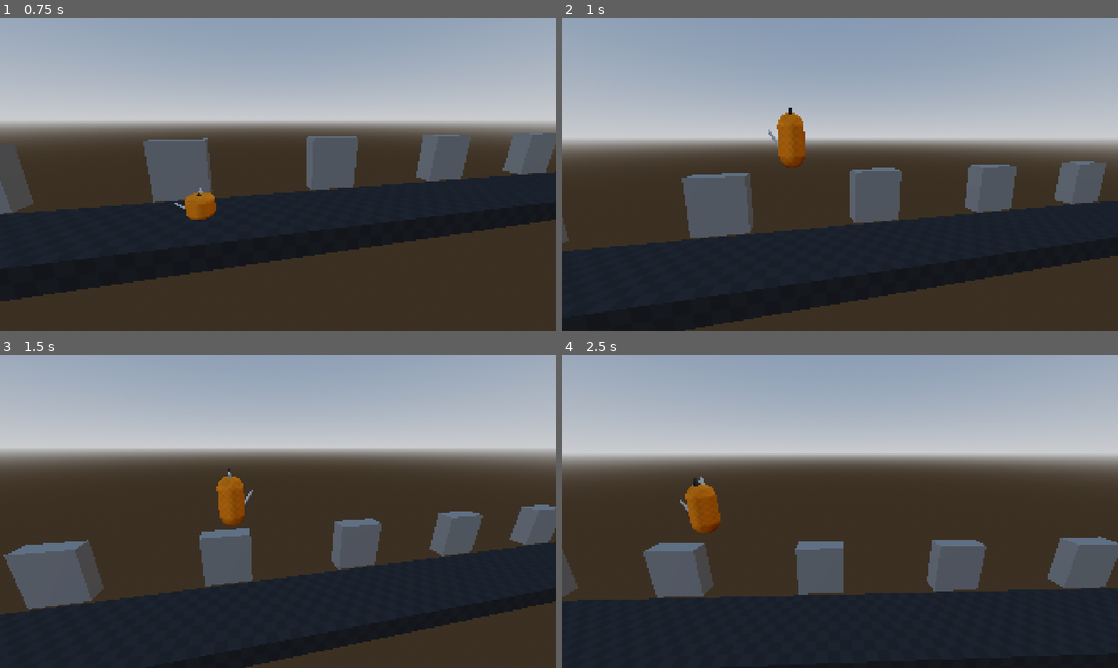
Above: before the commit, frames 1-4 (two rows, left to right).
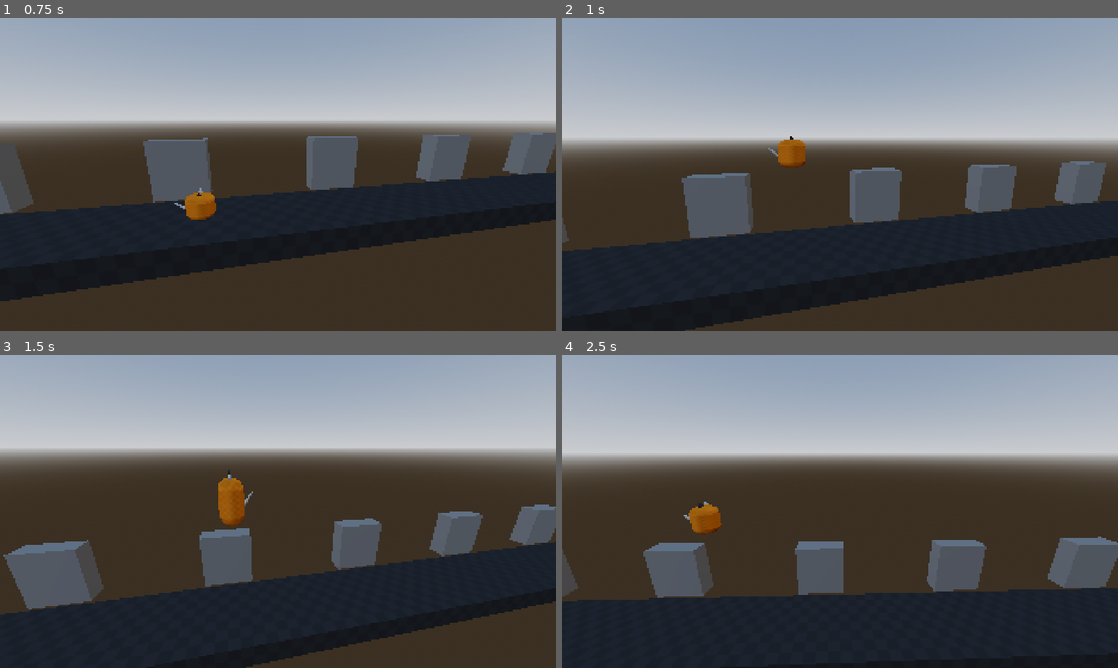
Above: after the commit, the same moments.

Repository: ukratatata/kit_out
Game: Godot game, scene res://scenes/levels/test_level.tscn
Two runs of this game, one before a commit and one after it. Both use one fixed random seed, a clock stepped at 60 frames per second and the inputs below.
Inputs:
- Up to frame 1 (0.75 s): hold D (move_right) from 0.53 s (still down); hold S (crouch) from 0.53 s (still down)
- Up to frame 2 (1 s): keep holding D (move_right); keep holding S (crouch); tap Space (jump) at 0.77, 0.8 s
- Up to frame 3 (1.5 s): tap Space (jump) at 1.07, 1.35 s; release D (move_right) at 1.28 s; release S (crouch) at 1.28 s; hold A (move_left) from 1.28 s (still down)
- Up to frame 4 (2.5 s): tap Space (jump) at 1.52, 1.82, 2.3 s; tap S (crouch) at 1.55 s; release A (move_left) at 2.03 s; hold D (move_right) from 2.03 s (still down); hold S (crouch) from 2.03 s (still down)

Frame 1 is identical in both runs. In frame 2, 0.5% of the frame differs, in the area x 37-44%, y 28-48%; in frame 3, less than 0.1%; in frame 4, 0.6%, in the area x 21-29%, y 38-58%.

Commit message:
Slide imrpovements v0.2
Mid air crouching, lock timer controller

Diff:
--- a/scripts/player.gd
+++ b/scripts/player.gd
@@ -96,6 +96,9 @@
 ## Hard cap on how long a slide can last on flat/uphill ground.
 ## On active downhill slopes this timer is ignored — gravity drives the slide.
 @export var slide_max_duration: float  = 1.5
+## Minimum time the player is locked into a slide after initiating it.
+## Prevents accidental cancels when tapping crouch quickly.
+@export var slide_lock_duration: float = 0.5
 ## Absolute speed limit during a slide. Raise to allow faster downhill runs.
 ## At the default of 60 you'll rarely hit it — gravity is the real limiter.
 @export var slide_max_speed: float     = 60.0
@@ -128,11 +131,13 @@
 var _jump_buffer_timer: float = 0.0
 var _off_balance_timer: float = 0.0
 var _slide_timer: float       = 0.0
+var _slide_lock_timer: float  = 0.0  # Crouch-release locked for this long after slide entry
 
 var sprint_stamina: float     = 0.0
 
 var _was_on_floor: bool       = false
 var _last_input_dir: float    = 1.0  # Last non-zero input — used for idle facing
+var _air_crouch: bool         = false  # True while crouching mid-air (tight-space pass)
 var _visual_scale_target: Vector3 = Vector3.ONE
 ## The resting scale for the current state. ONE when upright, shorter when crouching/sliding.
 ## Squash events set _visual_scale_target temporarily; it lerps back to this.
@@ -182,7 +187,8 @@
 	_off_balance_timer = maxf(_off_balance_timer  - delta, 0.0)
 
 	if current_state == PlayerState.SLIDE:
-		_slide_timer = maxf(_slide_timer - delta, 0.0)
+		_slide_timer      = maxf(_slide_timer      - delta, 0.0)
+		_slide_lock_timer = maxf(_slide_lock_timer - delta, 0.0)
 
 	if current_state != PlayerState.SPRINT:
 		sprint_stamina = minf(sprint_stamina + stamina_regen_rate * delta, sprint_stamina_max)
@@ -223,6 +229,12 @@
 			_set_crouch(false)
 			_visual_base_scale   = Vector3.ONE
 			_visual_scale_target = Vector3.ONE
+		PlayerState.JUMP, PlayerState.FALL:
+			if _air_crouch:
+				_air_crouch          = false
+				_set_crouch(false)
+				_visual_base_scale   = Vector3.ONE
+				_visual_scale_target = Vector3.ONE
 
 	# ── Entry setup ──
 	match new_state:
@@ -238,7 +250,8 @@
 
 		PlayerState.SLIDE:
 			_set_crouch(true)
-			_slide_timer = slide_max_duration
+			_slide_timer      = slide_max_duration
+			_slide_lock_timer = slide_lock_duration
 			# Only boost when starting a slide from the ground.
 			# Landing into a slide from a jump already has momentum — don't add more.
 			if current_state not in [PlayerState.JUMP, PlayerState.FALL]:
@@ -323,6 +336,7 @@
 
 func _state_jump(delta: float, input_dir: float) -> void:
 	_air_move(delta, input_dir)
+	_handle_air_crouch()
 
 	if is_on_floor(): _land(); return
 	if velocity.y <= 0.0: _to(PlayerState.FALL); return
@@ -333,6 +347,8 @@
 
 
 func _state_fall(delta: float, input_dir: float) -> void:
+	_handle_air_crouch()
+
 	if Input.is_action_just_pressed("jump"):
 		if _coyote_timer > 0.0:
 			_to(PlayerState.JUMP)  # Coyote time — feel like you're still on the ledge
@@ -359,6 +375,12 @@
 
 
 func _state_slide(delta: float, input_dir: float) -> void:
+	# Releasing crouch exits the slide — but only after the lock window expires.
+	# The lock stops accidental slides from cancelling on the same frame they start.
+	if not Input.is_action_pressed("crouch") and _slide_lock_timer <= 0.0:
+		_to(PlayerState.RUN if absf(velocity.x) > 0.5 else PlayerState.IDLE)
+		return
+
 	var floor_n  := get_floor_normal()
 	var on_slope := is_on_floor() and absf(floor_n.x) > 0.05
 
@@ -447,6 +469,23 @@
 	return Input.is_action_just_pressed("jump")
 
 
+## Reads crouch input while airborne and toggles the crouched collision shape.
+## Lets the player duck through tight overhead gaps mid-jump or mid-fall.
+## JUMP and FALL states call this every frame.
+func _handle_air_crouch() -> void:
+	if Input.is_action_pressed("crouch"):
+		if not _air_crouch:
+			_air_crouch          = true
+			_set_crouch(true)
+			_visual_base_scale   = Vector3(1.0, 0.55, 1.0)
+			_visual_scale_target = Vector3(1.0, 0.55, 1.0)
+	elif _air_crouch:
+		_air_crouch          = false
+		_set_crouch(false)
+		_visual_base_scale   = Vector3.ONE
+		_visual_scale_target = Vector3.ONE
+
+
 func _try_wall_jump() -> void:
 	if not is_on_wall():
 		return
